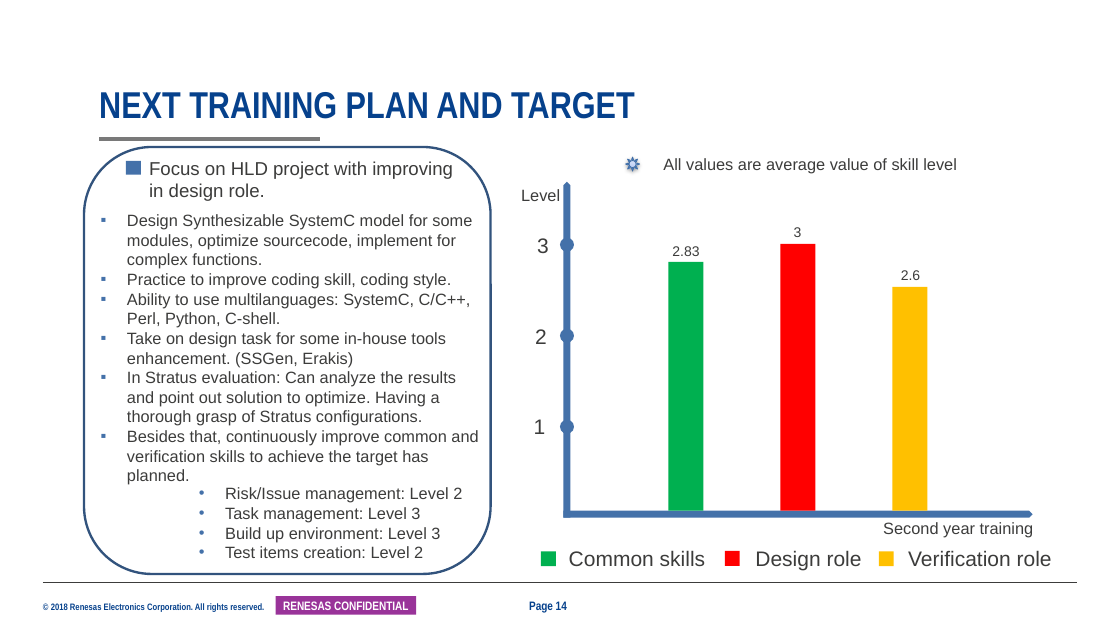
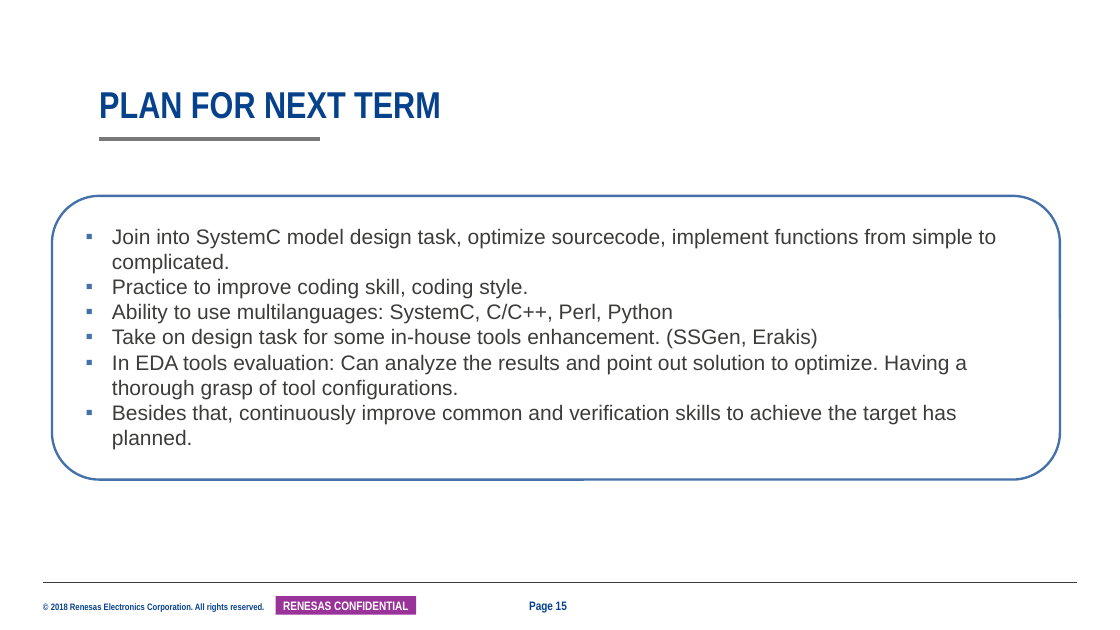
Before and after one commit to NhamXuanTung/LSICommonKnowledge, a slide deck: slide 15 of 25G_Mentor_Mentee_Mid-term_TungNham_1960.pptx (slide 14 before the commit). Drawn at 1120x630 pixels with LibreOffice and Linux fonts; fonts in the diff are those of the drawing; background and template pictures are left out. Boxes give left, top, right and bottom in pixels: in the first picture for what was removed or moved away, otherwise in the second. Text is boxed around its words. In the diff, an @@ line names an element or a change of style, - is before the commit and + after.

```diff
--- a/25G_Mentor_Mentee_Mid-term_TungNham_1960.pptx
+++ b/25G_Mentor_Mentee_Mid-term_TungNham_1960.pptx
@@ title at (x1=99, y1=92, x2=441, y2=119): text changed @@
-NEXT TRAINING PLAN AND TARGET
+PLAN FOR NEXT TERM
@@ rounded rectangle removed at (x1=84, y1=147, x2=491, y2=574) @@
@@ rectangle removed at (x1=126, y1=161, x2=141, y2=175) @@
@@ text removed at (x1=149, y1=161, x2=453, y2=201) @@
-Focus on HLD project with improving
-in design role.
@@ sun removed at (x1=626, y1=157, x2=640, y2=171) @@
@@ text removed at (x1=663, y1=158, x2=957, y2=174) @@
-All values are average value of skill level
@@ rounded rectangle added at (x1=52, y1=196, x2=1060, y2=480), outline #4471A9 2 pt @@
@@ text "Join into SystemC model design ..." moved from (x1=127, y1=214, x2=478, y2=485) to (x1=112, y1=228, x2=997, y2=450) @@
@@ text at (x1=112, y1=228, x2=997, y2=273): text changed; size 14 to 18 pt @@
-▪ Design Synthesizable SystemC model for some modules, optimize sourcecode, implement for complex functions.
+▪ Join into SystemC model design task, optimize sourcecode, implement functions from simple to complicated.
@@ text at (x1=112, y1=278, x2=957, y2=450): size 14 to 18 pt in "Practice to improve coding skill, coding style.", "Take on design task for some in-house ...", "Besides that, continuously improve common and verification ..." @@
@@ group removed at (x1=521, y1=181, x2=1033, y2=518): 7 texts, 3 ellipses, 3 rectangles, 2 pentagon arrows @@
-1
-2
-3
-Level
-2.83
-3
-2.6
@@ text at (x1=112, y1=303, x2=673, y2=324): text changed; size 14 to 18 pt @@
-▪ Ability to use multilanguages: SystemC, C/C++, Perl, Python, C-shell.
+▪ Ability to use multilanguages: SystemC, C/C++, Perl, Python
@@ text at (x1=112, y1=354, x2=967, y2=399): text changed; size 14 to 18 pt @@
-▪ In Stratus evaluation: Can analyze the results and point out solution to optimize. Having a thorough grasp of Stratus configurations.
+▪ In EDA tools evaluation: Can analyze the results and point out solution to optimize. Having a thorough grasp of tool configurations.
@@ text removed at (x1=225, y1=487, x2=462, y2=558) @@
-• Risk/Issue management: Level 2
-• Task management: Level 3
-• Build up environment: Level 3
-• Test items creation: Level 2
@@ text removed at (x1=883, y1=522, x2=1034, y2=538) @@
-Second year training
@@ group removed at (x1=541, y1=550, x2=1052, y2=571): 3 rectangles, 3 texts @@
-Common skills
-Design role
-Verification role
@@ page number at (x1=529, y1=601, x2=567, y2=613): text changed @@
-Page 14
+Page 15
```
Also in this commit, not shown: 10 other slides changed, 2 slides added, 3 slides removed.
